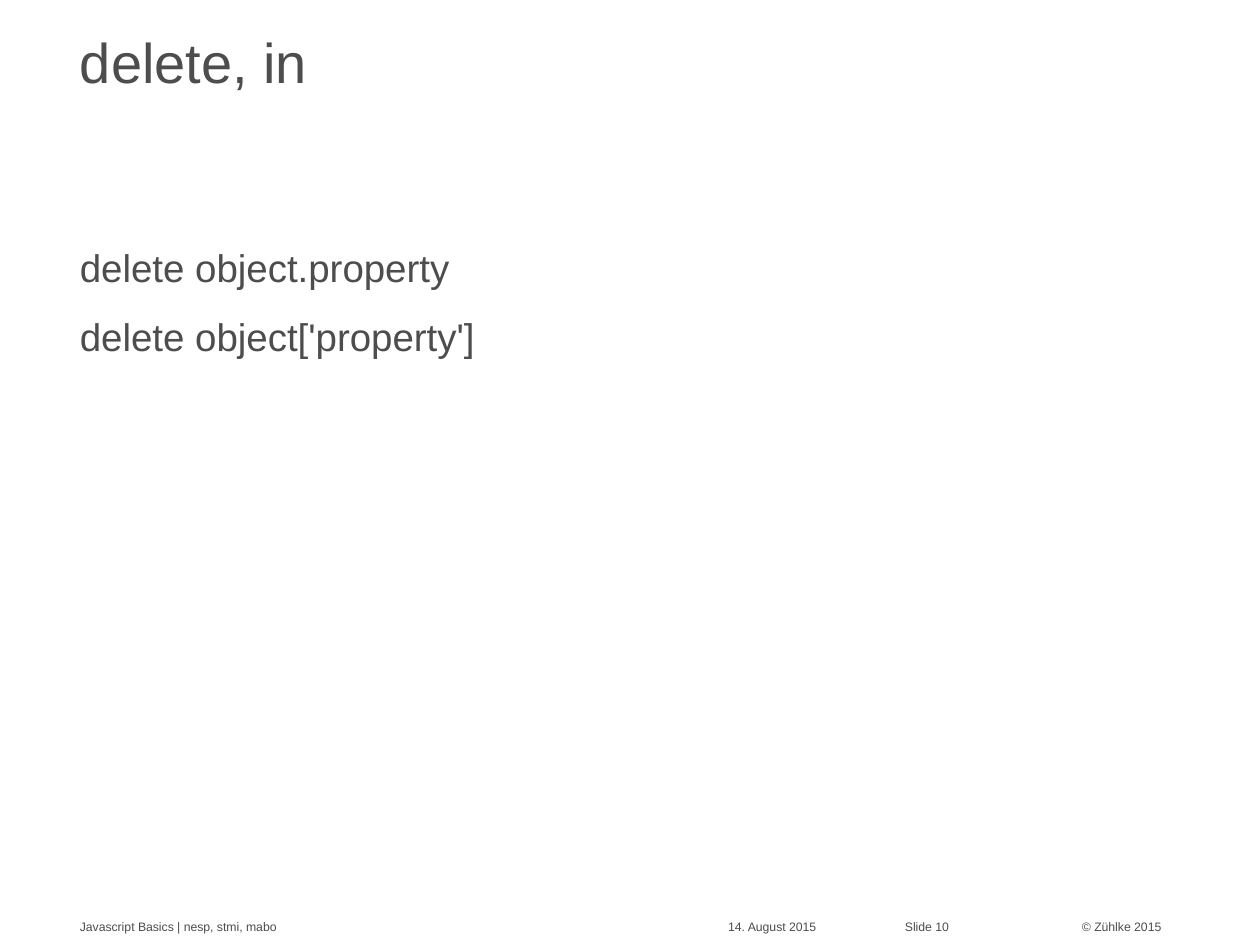
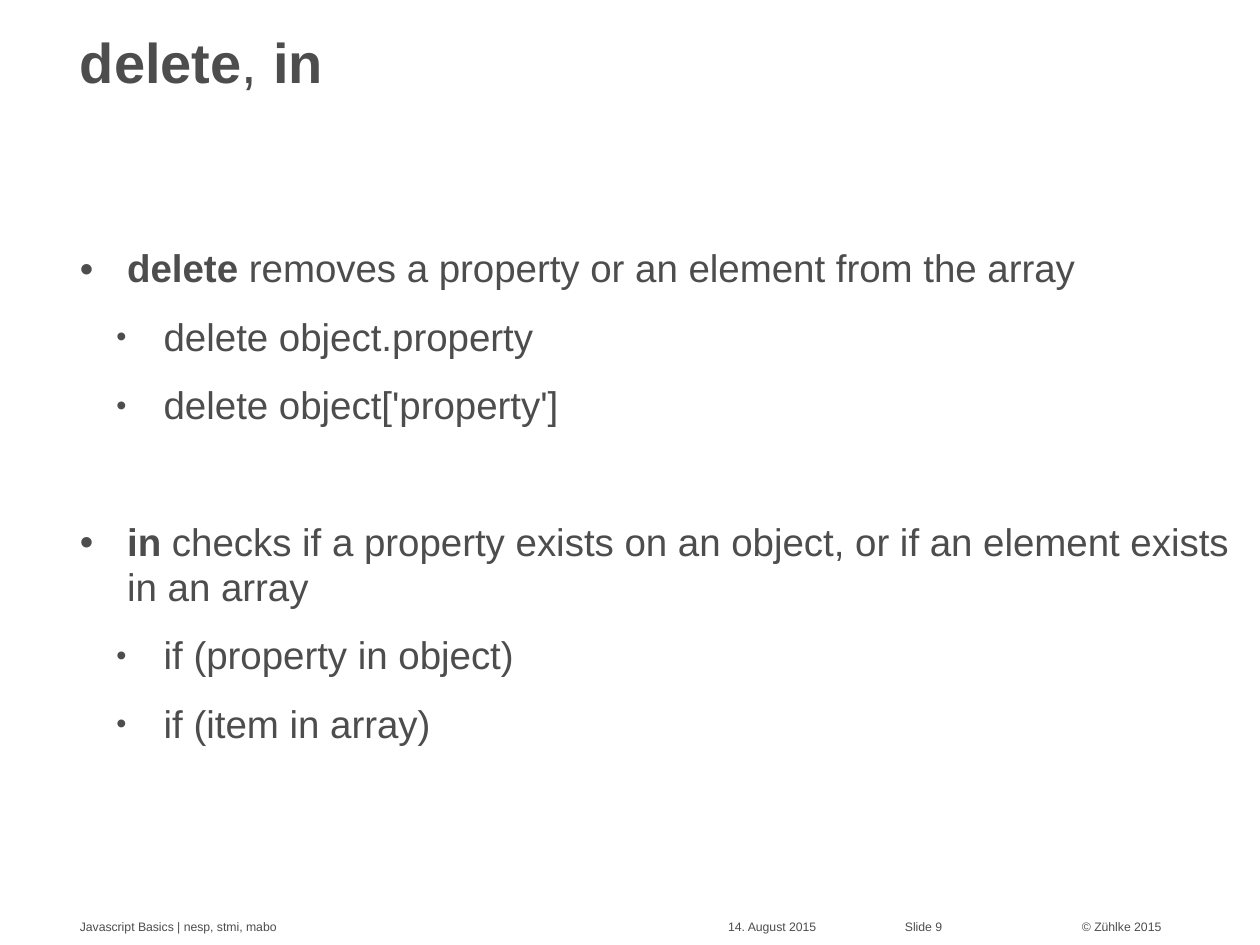
Before and after one commit to Zuehlke/security-onboarding, a slide deck: slide 9 of javascript_basics/Javascript Basics - basics.pptx (slide 10 before the commit). Drawn at 1260x945 pixels with LibreOffice and Linux fonts; fonts in the diff are those of the drawing. Boxes give left, top, right and bottom in pixels: in the first picture for what was removed or moved away, otherwise in the second. Text is boxed around its words. In the diff, an @@ line names an element or a change of style, - is before the commit and + after.

```diff
--- a/javascript_basics/Javascript Basics - basics.pptx
+++ b/javascript_basics/Javascript Basics - basics.pptx
@@ title "delete, in" at [80,42,323,90]: bold on in "delete, in" @@
@@ text at [127,254,1075,290]: paragraph added @@
+• delete removes a property or an element from the array
@@ text at [164,323,558,427]: bullet none to •; list level 1 to 2 in "delete object.property"; list level 1 to 2 in "delete object['property']" @@
@@ text at [127,528,1228,745]: paragraphs added @@
+• in checks if a property exists on an object, or if an element exists in an array
+  • if (property in object)
+  • if (item in array)
@@ page number at [905,922,942,931]: text changed @@
-Slide 10
+Slide 9
```
Also in this commit, not shown: 7 other slides changed, 1 slide added.
